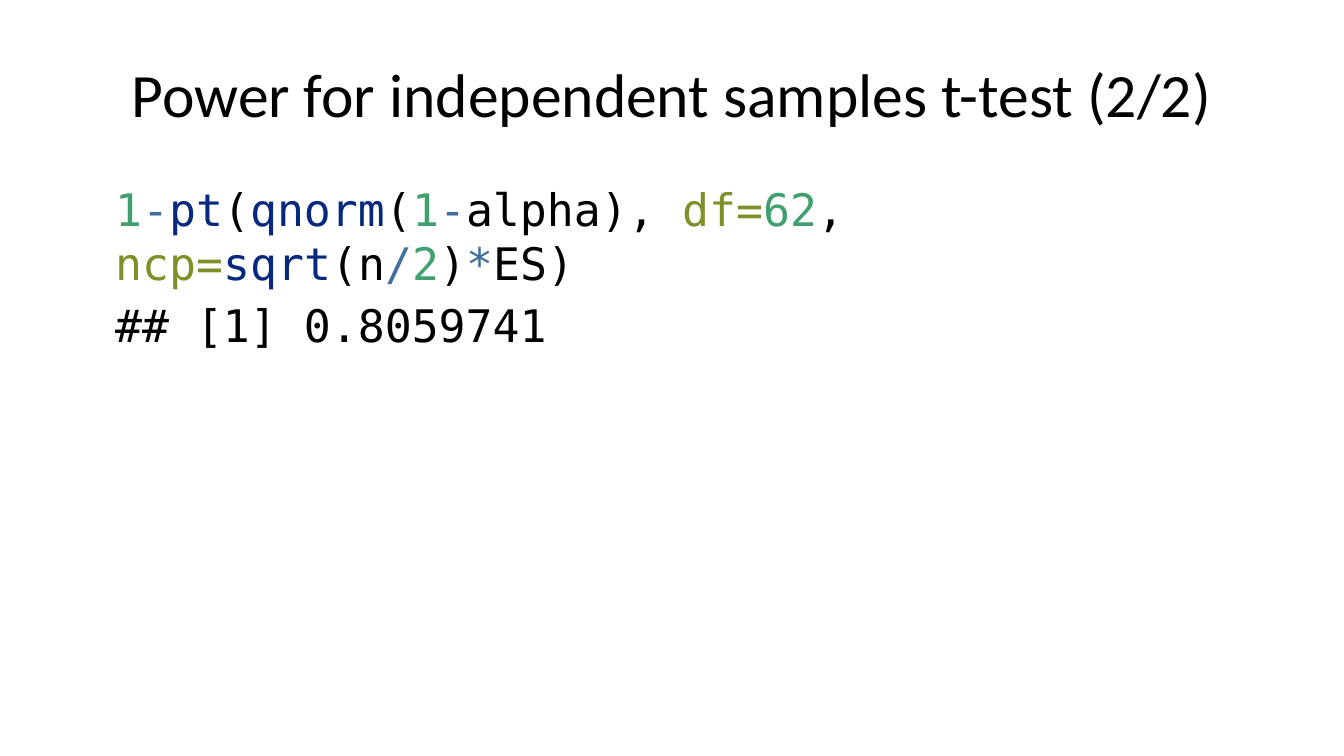
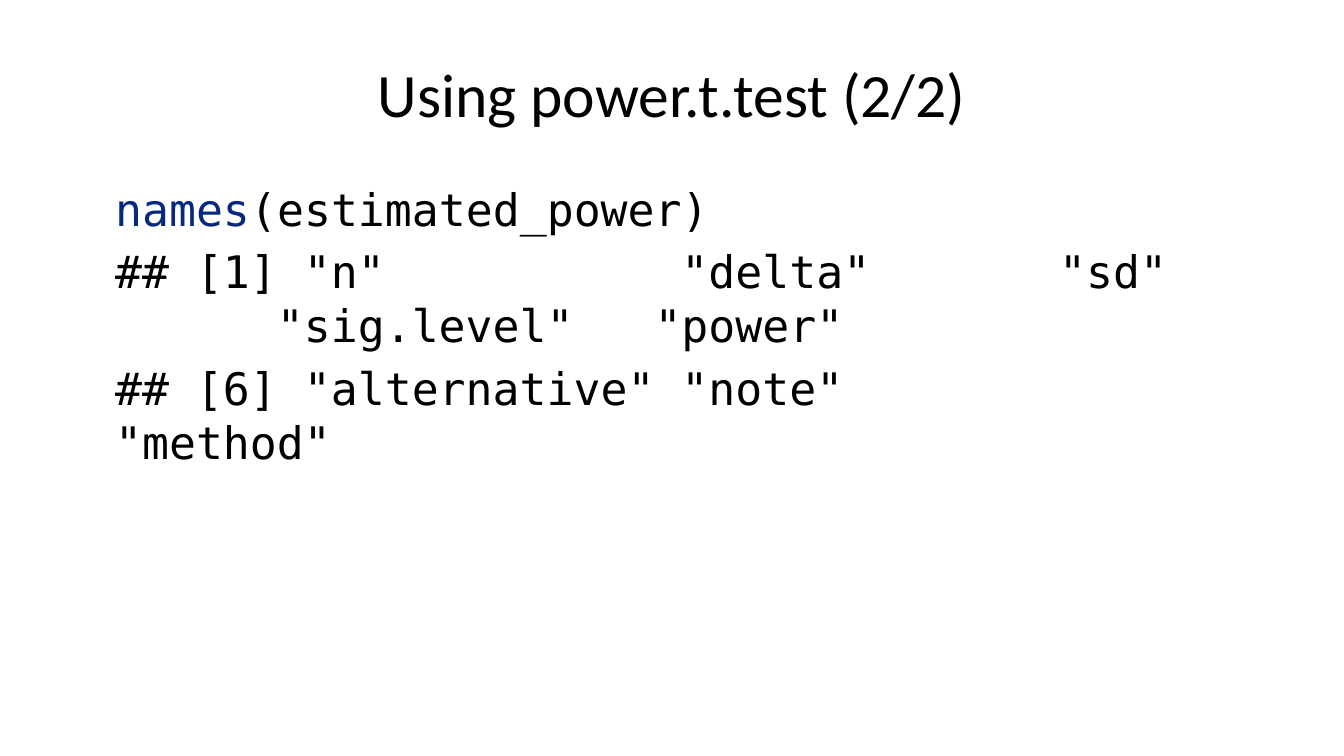
Before and after one commit to pmean/papers-and-presentations, a slide deck: slide 18 of power/power-and-sample-size-slides.pptx (slide 17 before the commit). Drawn at 1344x756 pixels with LibreOffice and Linux fonts; fonts in the diff are those of the drawing. Boxes give left, top, right and bottom in pixels: in the first picture for what was removed or moved away, otherwise in the second. Text is boxed around its words. In the diff, an @@ line names an element or a change of style, - is before the commit and + after.

Commit message:
Finalized power-and-sample-size-slides

```diff
--- a/power/power-and-sample-size-slides.pptx
+++ b/power/power-and-sample-size-slides.pptx
@@ title at box(378, 72, 965, 128): text changed @@
-Power for independent samples t-test (2/2)
+Using power.t.test (2/2)
@@ text at box(115, 192, 870, 460): text changed @@
-1-pt(qnorm(1-alpha), df=62, ncp=sqrt(n/2)*ES)
-## [1] 0.8059741
+names(estimated_power)
+## [1] "n" "delta" "sd" "sig.level" "power"
+## [6] "alternative" "note" "method"
```
Also in this commit, not shown: 6 other slides changed, 1 other file.
